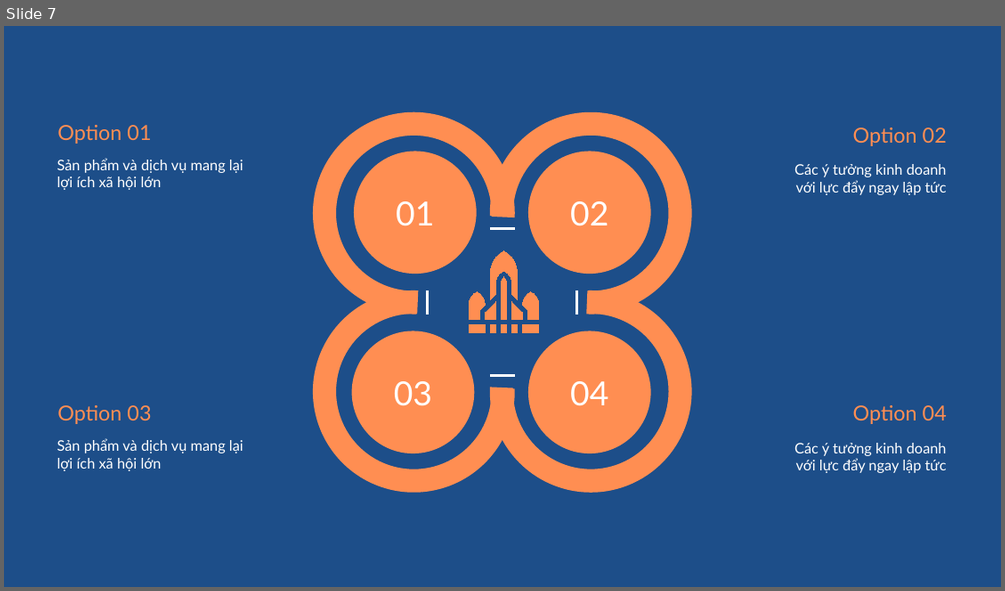
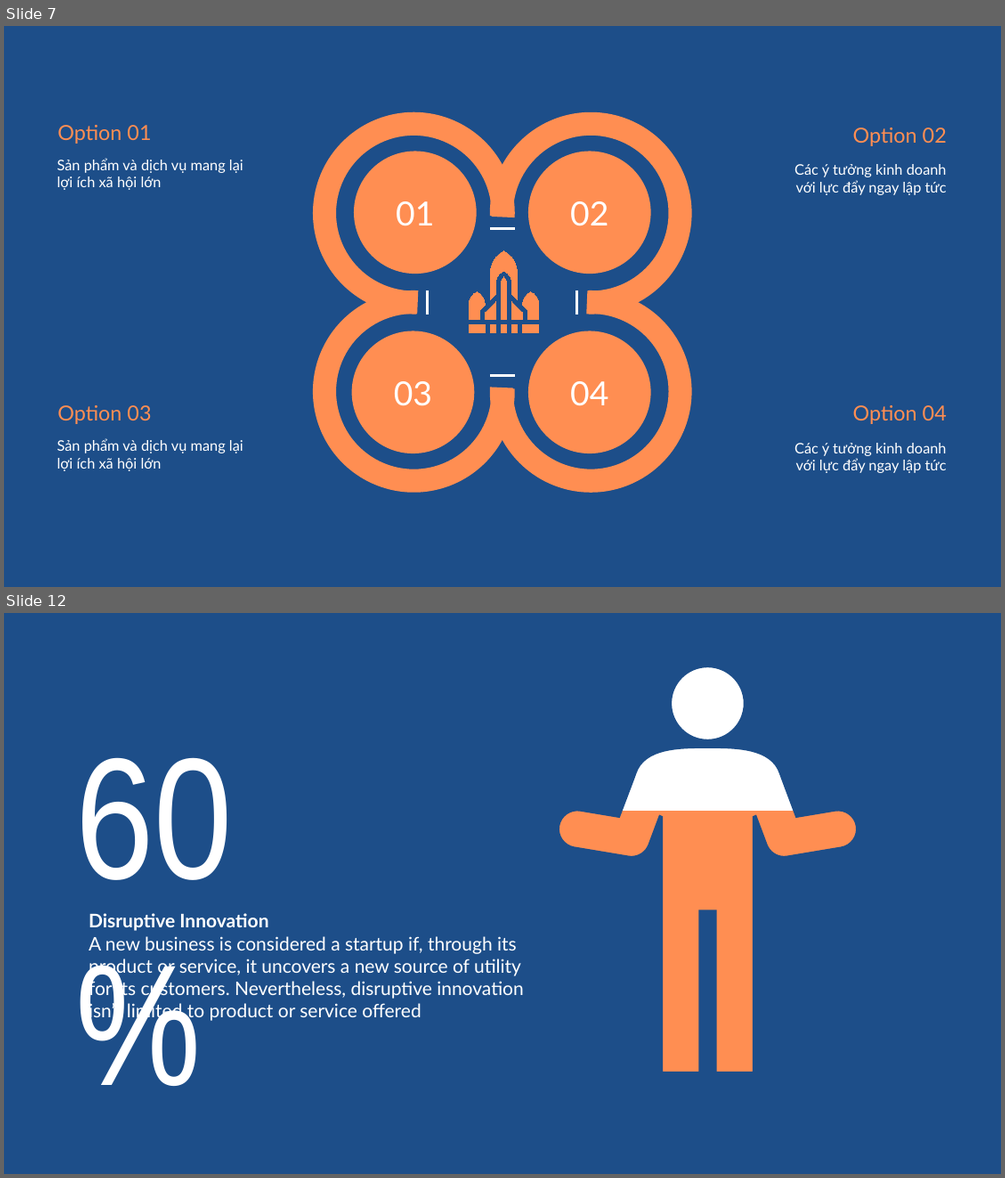
Before and after one commit to tranthanhbinh2603/PPTmasterclassV6_Powerpoint_from_A_to_Z, a slide deck: Khoá 2/Bài 53/Học liệu Infographic.pptx. Shown one above the other, each under a label of ours: slide 7 before the commit, slides 7 and 12 after it; the slides between them are not shown. The pictures are 1005x591 and 1005x1178 pixels, drawn with LibreOffice and Linux fonts; fonts in the diff are those of the drawing. Boxes give left, top, right and bottom in pixels: in the first picture for what was removed or moved away, otherwise in the second. Text is boxed around its words. In the diff, an @@ line names an element or a change of style, - is before the commit and + after.

```diff
--- a/Khoá 2/Bài 53/Học liệu Infographic.pptx
+++ b/Khoá 2/Bài 53/Học liệu Infographic.pptx
@@ slide 12 added at (4,613,1001,1174), background #1D4E89 @@
@@ freeform shape added at (453,624,972,1128), fill #1D4E89 @@
@@ rectangle added at (551,658,874,1110), fill #FFFFFF @@
@@ text added at (76,757,234,880), 166 pt, text #FFFFFF @@
+60 %
@@ rectangle added at (551,811,874,1110), fill #FF8E52 @@
@@ text added at (89,913,524,1022), 18 pt, text #FFFFFF @@
+Disruptive Innovation
+A new business is considered a startup if, through its product or service, it uncovers a new source of utility for its customers. Nevertheless, disruptive innovation isn’t limited to product or service offered
```
Also in this commit, not shown: 3 other slides added, 10 slides removed, 1 other file.
